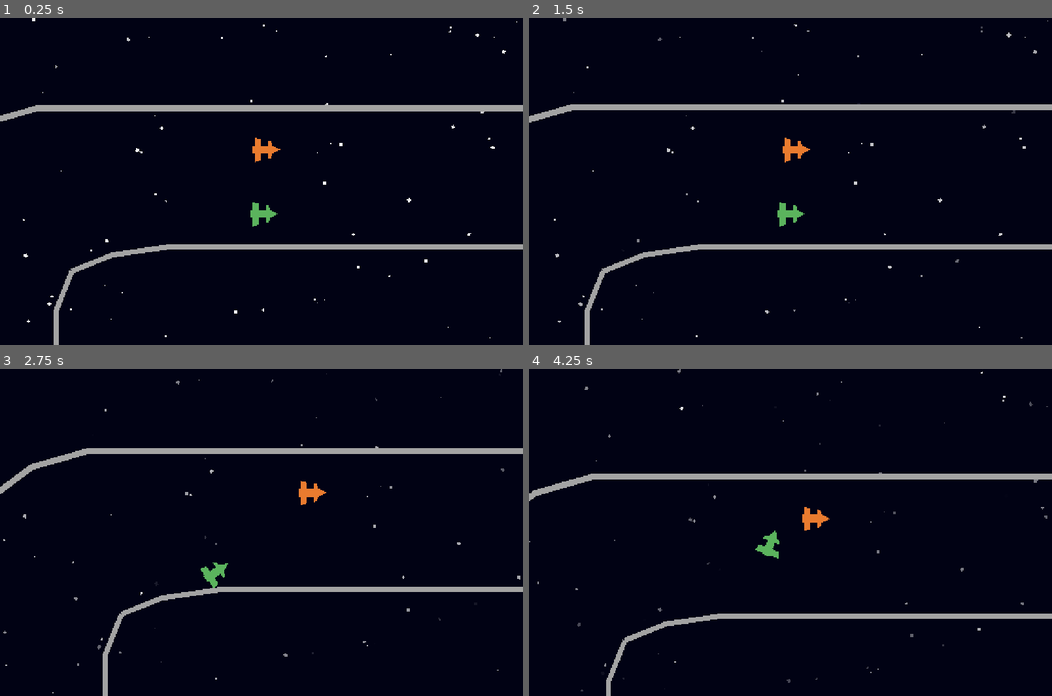
Above: before the commit, frames 1-4 (two rows, left to right).
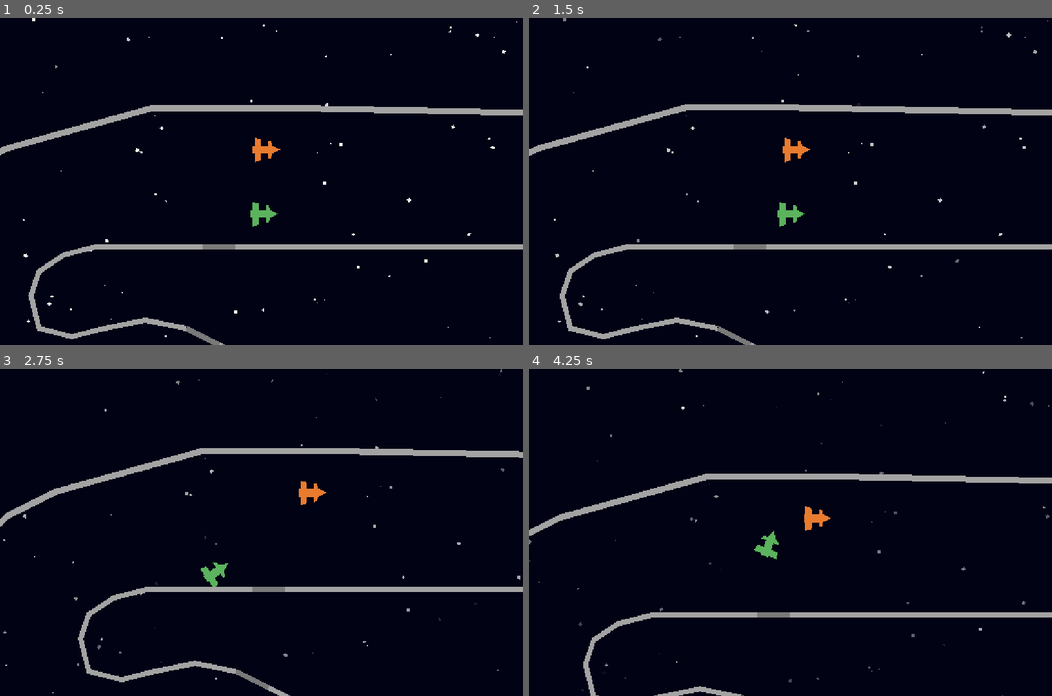
Above: after the commit, the same moments.

Repository: void-ninja/indy-500
Game: Godot game, scene res://scenes/main.tscn
Same seed, same stepped clock (60 frames per second), same inputs: the game is played once before the commit and once after it.
Inputs:
- Up to frame 1 (0.25 s): no input
- Up to frame 2 (1.5 s): tap Enter at 0.5 s; hold D (p1_right) 0.53-1.28 s; hold Shift (p1_drift) 0.53-1.28 s; tap Space at 1.25 s; hold S (p1_down) from 1.28 s (still down); tap Down (p2_down) at 1.35 s
- Up to frame 3 (2.75 s): release S (p1_down) at 2.03 s; hold D (p1_right) from 2.03 s (still down); hold Page Down (p2_drift) from 2.03 s (still down)
- Up to frame 4 (4.25 s): release D (p1_right) at 2.78 s; release Page Down (p2_drift) at 2.78 s; hold W (p1_up) 2.78-3.53 s; tap Left (p2_left) at 2.85 s; hold A (p1_left) from 3.53 s (still down); hold Right (p2_right) from 3.53 s (still down)

The runs differ from the first frame. In frame 1, 3.3% of the frame differs, in the area x 0-100%, y 26-100%; in frame 2, 3.6%; in frame 3, 3.6%; in frame 4, 3.8%, in the area x 0-100%, y 0-100%.

Commit message:
Added track 2 and changed player movement
Player CharacterBody2Ds now use the motion_mode = MOTION_MODE_FLOATING and treat most things as a wall collision. This makes everything pretty slippery to collide with, so I also added a if statement that lerps the velocity if you are colliding with a wall

Diff:
--- a/scenes/main.tscn
+++ b/scenes/main.tscn
@@ -5,7 +5,7 @@
 [ext_resource type="PackedScene" uid="uid://186vv7nkadby" path="res://scenes/player1.tscn" id="2_welsb"]
 [ext_resource type="PackedScene" uid="uid://bfvdqwoyxbq7m" path="res://scenes/player2.tscn" id="3_hv8sx"]
 [ext_resource type="Script" path="res://scenes/camera.gd" id="5_uumyd"]
-[ext_resource type="PackedScene" uid="uid://c2va8361lv8d7" path="res://scenes/track_1.tscn" id="6_qeaur"]
+[ext_resource type="PackedScene" uid="uid://bd5htoc2t64y6" path="res://scenes/track_2.tscn" id="6_usvmg"]
 
 [sub_resource type="Gradient" id="Gradient_py4a7"]
 offsets = PackedFloat32Array(0.840336, 0.957983)
@@ -51,4 +51,4 @@
 pivot_offset = Vector2(2, 2)
 color = Color(0.996078, 0.345098, 1, 1)
 
-[node name="Track 1" parent="." instance=ExtResource("6_qeaur")]
+[node name="Track 2" parent="." instance=ExtResource("6_usvmg")]
--- a/scenes/player1.gd
+++ b/scenes/player1.gd
@@ -6,6 +6,8 @@
 @export var steering_angle = 20
 
 @export var friction = -55
+@export var wall_friction = 0.05
+@export var wall_friction_threshold = 100 # Max velocity that the wall friction gets applied
 @export var drag = -0.06
 
 @export var engine_power = 700 #forward acceleration force
@@ -25,12 +27,22 @@
 var drift_counter: int
 
 
+func _init() -> void:
+	motion_mode = CharacterBody2D.MOTION_MODE_FLOATING
+
+
 func _physics_process(delta: float) -> void:
 	acceleration = Vector2.ZERO
 	get_input()
 	apply_friction(delta)
 	calculate_steering(delta)
 	velocity += acceleration * delta
+
+	if is_on_wall() and sqrt(velocity.x ** 2 + velocity.y ** 2) < wall_friction_threshold:
+		velocity = lerp(velocity,Vector2.ZERO,wall_friction)
+	elif is_on_wall():
+		velocity = lerp(velocity,Vector2.ZERO,wall_friction/3)
+
 	move_and_slide()
 
 
--- a/scenes/player2.gd
+++ b/scenes/player2.gd
@@ -6,6 +6,8 @@
 @export var steering_angle = 20
 
 @export var friction = -55
+@export var wall_friction = 0.05
+@export var wall_friction_threshold = 100 # Max velocity that the wall friction gets applied
 @export var drag = -0.06
 
 @export var engine_power = 700 #forward acceleration force
@@ -25,12 +27,22 @@
 var drift_counter: int
 
 
+func _init() -> void:
+	motion_mode = CharacterBody2D.MOTION_MODE_FLOATING
+
+
 func _physics_process(delta: float) -> void:
 	acceleration = Vector2.ZERO
 	get_input()
 	apply_friction(delta)
 	calculate_steering(delta)
 	velocity += acceleration * delta
+
+	if is_on_wall() and sqrt(velocity.x ** 2 + velocity.y ** 2) < wall_friction_threshold:
+		velocity = lerp(velocity,Vector2.ZERO,wall_friction)
+	elif is_on_wall():
+		velocity = lerp(velocity,Vector2.ZERO,wall_friction/3)
+
 	move_and_slide()
 
 
--- a/scenes/player2.tscn
+++ b/scenes/player2.tscn
@@ -15,7 +15,7 @@
 color = Color(0.917647, 0.482353, 0.184314, 1)
 polygon = PackedVector2Array(-13.3333, -30, -26.6667, -26.6667, -30, -16.6667, -13.3333, -16.6667, -13, 6, -33, 7, -39, 28, -13, 28, -13, 33, 13, 33, 13, 28, 41, 28, 35, 7, 13, 6, 13.3333, -16.6667, 30, -16.6667, 26.6667, -26.6667, 13.3333, -30, -2.47698e-06, -56.6667)
 
-[node name="CollisionPolygon2D" type="CollisionShape2D" parent="."]
+[node name="CollisionShape2D" type="CollisionShape2D" parent="."]
 position = Vector2(10, 3.38813e-21)
 rotation = 1.5708
 shape = SubResource("CapsuleShape2D_3yofd")
--- a/scenes/track.gd
+++ b/scenes/track.gd
@@ -1,27 +1,17 @@
 extends Node2D
 
-@onready var line_2d: Line2D = $Line2D
 @onready var static_body_2d: StaticBody2D = $StaticBody2D
-@onready var line_2d_2: Line2D = $Line2D2
+@onready var line_manager: Node = $LineManager
 
 
 func _ready():
-	for i in line_2d.points.size() - 1:
-		var new_shape = CollisionShape2D.new()
-		static_body_2d.add_child(new_shape)
-		var rect = RectangleShape2D.new()
-		new_shape.position = (line_2d.points[i] + line_2d.points[i + 1]) / 2
-		new_shape.rotation = line_2d.points[i].direction_to(line_2d.points[i + 1]).angle()
-		var length = line_2d.points[i].distance_to(line_2d.points[i + 1])
-		rect.extents = Vector2(length / 2, 5)
-		new_shape.shape = rect
-
-	for i in line_2d_2.points.size() - 1:
-		var new_shape = CollisionShape2D.new()
-		static_body_2d.add_child(new_shape)
-		var rect = RectangleShape2D.new()
-		new_shape.position = (line_2d_2.points[i] + line_2d_2.points[i + 1]) / 2
-		new_shape.rotation = line_2d_2.points[i].direction_to(line_2d_2.points[i + 1]).angle()
-		var length = line_2d_2.points[i].distance_to(line_2d_2.points[i + 1])
-		rect.extents = Vector2(length / 2, 5)
-		new_shape.shape = rect
+	for line in line_manager.get_children():
+		for i in line.points.size() - 1:
+			var new_shape = CollisionShape2D.new()
+			static_body_2d.add_child(new_shape)
+			var rect = RectangleShape2D.new()
+			new_shape.position = (line.points[i] + line.points[i + 1]) / 2
+			new_shape.rotation = line.points[i].direction_to(line.points[i + 1]).angle()
+			var length = line.points[i].distance_to(line.points[i + 1])
+			rect.extents = Vector2(length / 2, 5)
+			new_shape.shape = rect
--- a/scenes/track_1.tscn
+++ b/scenes/track_1.tscn
@@ -5,14 +5,16 @@
 [node name="Track 1" type="Node2D"]
 script = ExtResource("1_efc66")
 
-[node name="Line2D" type="Line2D" parent="."]
+[node name="StaticBody2D" type="StaticBody2D" parent="."]
+
+[node name="LineManager" type="Node" parent="."]
+
+[node name="Line2D" type="Line2D" parent="LineManager"]
 points = PackedVector2Array(416, 64, 832, 64, 888, 80, 920, 104, 944, 136, 960, 192, 960, 448, 944, 504, 920, 536, 888, 560, 832, 576, 192, 576, 136, 560, 104, 536, 80, 504, 64, 448, 64, 192, 80, 136, 104, 104, 136, 80, 192, 64, 416, 64)
 width = 6.0
 default_color = Color(0.639216, 0.639216, 0.639216, 1)
 
-[node name="Line2D2" type="Line2D" parent="."]
+[node name="Line2D2" type="Line2D" parent="LineManager"]
 points = PackedVector2Array(224, 224, 264, 208, 320, 200, 704, 200, 760, 208, 800, 224, 816, 264, 824, 320, 816, 376, 800, 416, 760, 432, 704, 440, 320, 440, 264, 432, 224, 416, 208, 376, 208, 320, 208, 264, 224, 224)
 width = 5.0
 default_color = Color(0.639216, 0.639216, 0.639216, 1)
-
-[node name="StaticBody2D" type="StaticBody2D" parent="."]
--- /dev/null
+++ b/scenes/track_2.tscn
@@ -0,0 +1,54 @@
+[gd_scene load_steps=3 format=3 uid="uid://bd5htoc2t64y6"]
+
+[ext_resource type="Script" path="res://scenes/track.gd" id="1_0085c"]
+[ext_resource type="Texture2D" uid="uid://bmkd3nycouf3u" path="res://Track2.png" id="2_aqr73"]
+
+[node name="Track 2" type="Node2D"]
+script = ExtResource("1_0085c")
+
+[node name="TextureRect" type="TextureRect" parent="."]
+visible = false
+modulate = Color(1, 1, 1, 0.584314)
+offset_top = -16.0
+offset_right = 1024.0
+offset_bottom = 624.0
+texture = ExtResource("2_aqr73")
+
+[node name="StaticBody2D" type="StaticBody2D" parent="."]
+
+[node name="LineManager" type="Node" parent="."]
+
+[node name="Line2D" type="Line2D" parent="LineManager"]
+points = PackedVector2Array(416, 64, 832, 72, 888, 88, 912, 104, 928, 144, 928, 200, 880, 264, 856, 304, 840, 352, 824, 400, 816, 448, 824, 488, 816, 536, 784, 560, 736, 576, 656, 584, 400, 568, 360, 544, 336, 496, 328, 456, 304, 416, 264, 400, 216, 392, 144, 384, 104, 368, 80, 328, 72, 200, 88, 152, 112, 128, 160, 104, 304, 64, 416, 64)
+width = 6.0
+default_color = Color(0.639216, 0.639216, 0.639216, 1)
+
+[node name="Line2D2" type="Line2D" parent="LineManager"]
+points = PackedVector2Array(384, 200, 704, 200, 760, 208, 792, 240, 792, 280, 784, 328, 776, 376, 752, 432, 720, 464, 672, 480, 608, 480, 544, 464, 496, 440, 456, 392, 424, 344, 400, 312, 368, 296)
+width = 5.0
+default_color = Color(0.639216, 0.639216, 0.639216, 1)
+
+[node name="Line2D3" type="Line2D" parent="LineManager"]
+points = PackedVector2Array(336, 280, 296, 272, 256, 280, 224, 288, 192, 280, 184, 248, 192, 224, 216, 208, 248, 200, 280, 200, 320, 200, 352, 200)
+width = 5.0
+default_color = Color(0.639216, 0.639216, 0.639216, 1)
+
+[node name="Line2D4" type="Line2D" parent="LineManager"]
+points = PackedVector2Array(320, 232, 352, 200)
+width = 5.0
+default_color = Color(1, 1, 1, 0)
+
+[node name="Line2D5" type="Line2D" parent="LineManager"]
+points = PackedVector2Array(392, 232, 384, 200)
+width = 5.0
+default_color = Color(1, 1, 1, 0)
+
+[node name="Secret" type="Line2D" parent="."]
+points = PackedVector2Array(336, 280, 368, 296)
+width = 5.0
+default_color = Color(0.47451, 0.47451, 0.47451, 1)
+
+[node name="Secret2" type="Line2D" parent="."]
+points = PackedVector2Array(352, 200, 384, 200)
+width = 5.0
+default_color = Color(0.478431, 0.478431, 0.478431, 1)
Binary file added: Track2.png
Not shown, added: Track2.png.import
